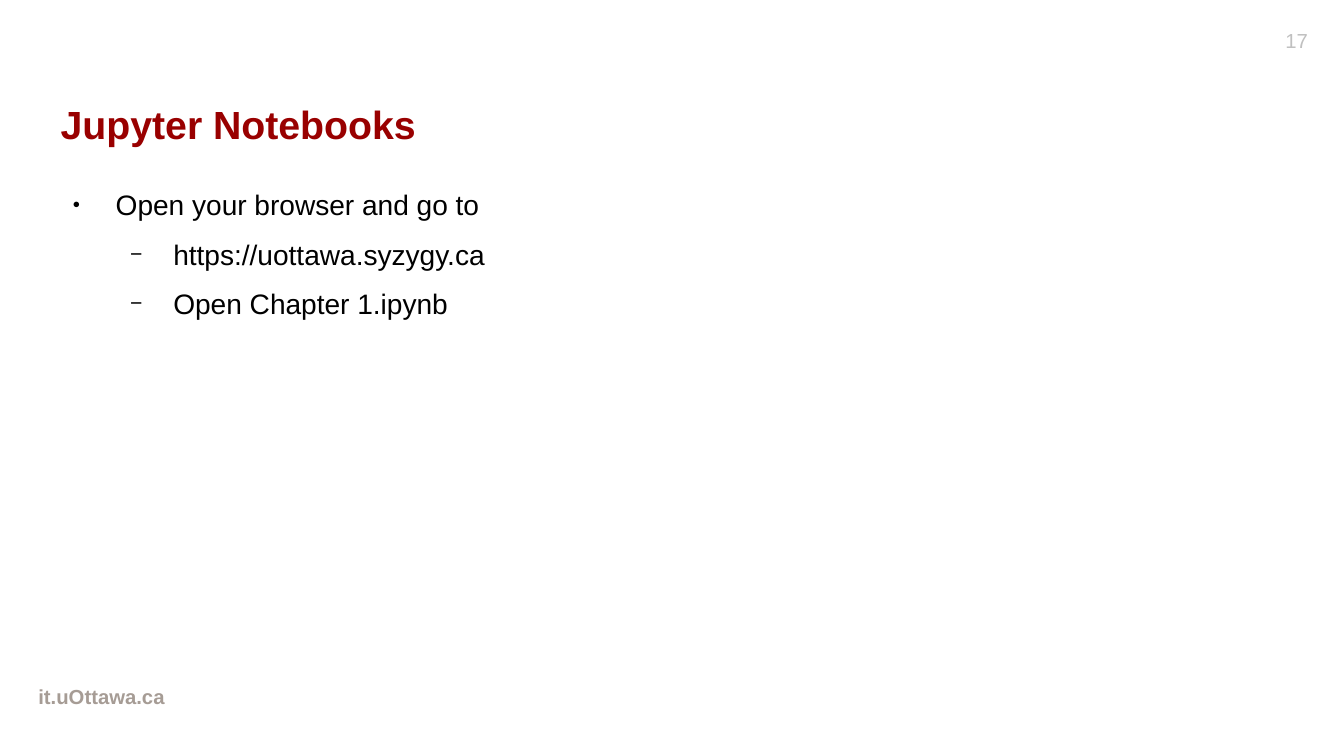
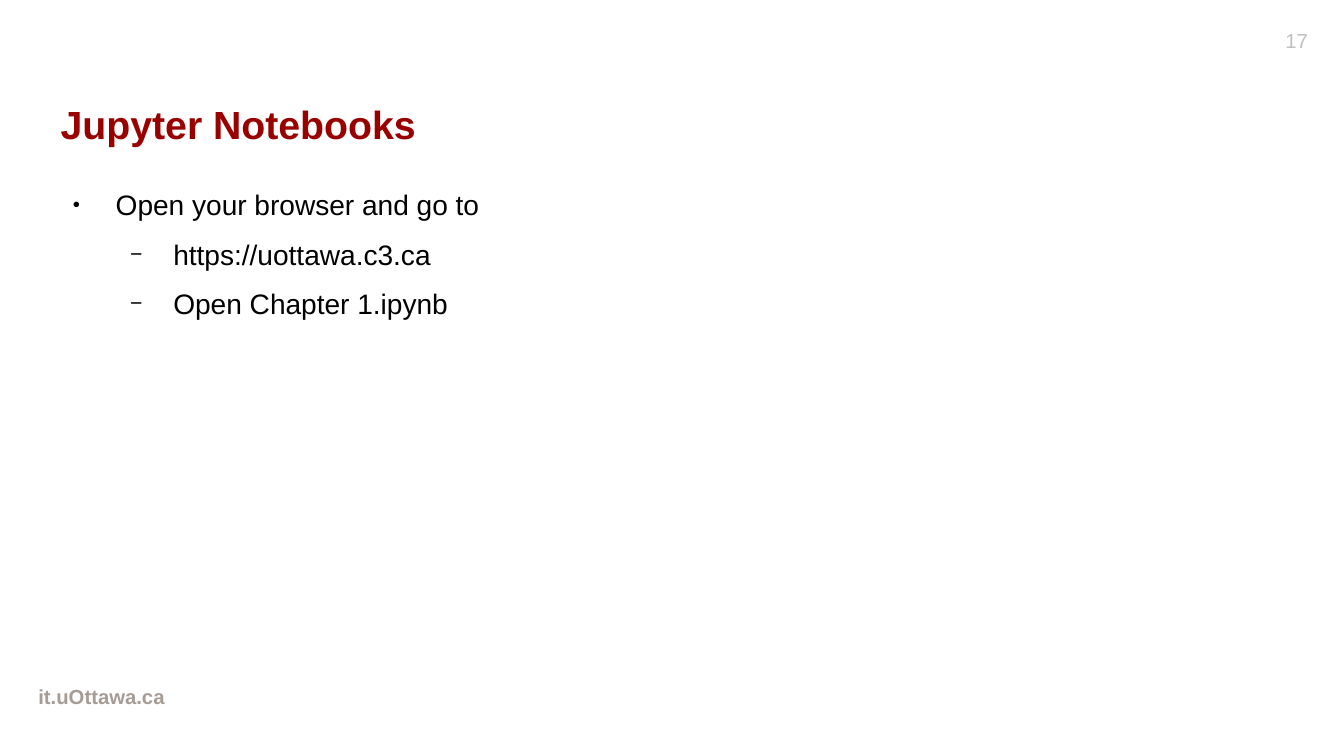
Before and after one commit to uOttawa-IT-Research-teaching/python-workshop, a slide deck: slide 17 of Slides.odp. Drawn at 1344x756 pixels with LibreOffice and Linux fonts; fonts in the diff are those of the drawing; background and template pictures are left out. Boxes give left, top, right and bottom in pixels: in the first picture for what was removed or moved away, otherwise in the second. Text is boxed around its words. In the diff, an @@ line names an element or a change of style, - is before the commit and + after.

```diff
--- a/Slides.odp
+++ b/Slides.odp
@@ text at (173,244,430,270): text changed @@
-  − https://uottawa.syzygy.ca
+  − https://uottawa.c3.ca
```
Also in this commit, not shown: 1 other slide changed.
